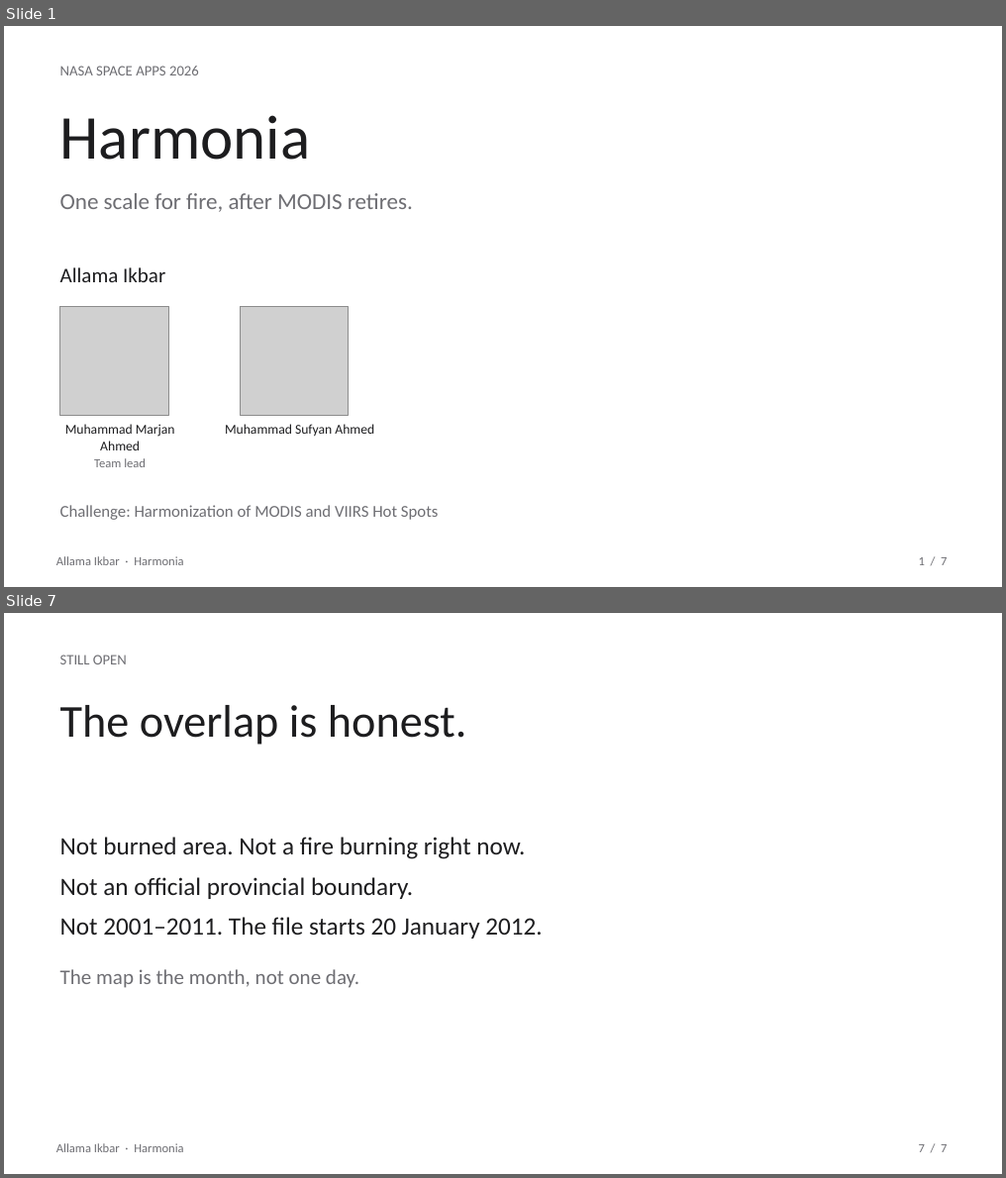
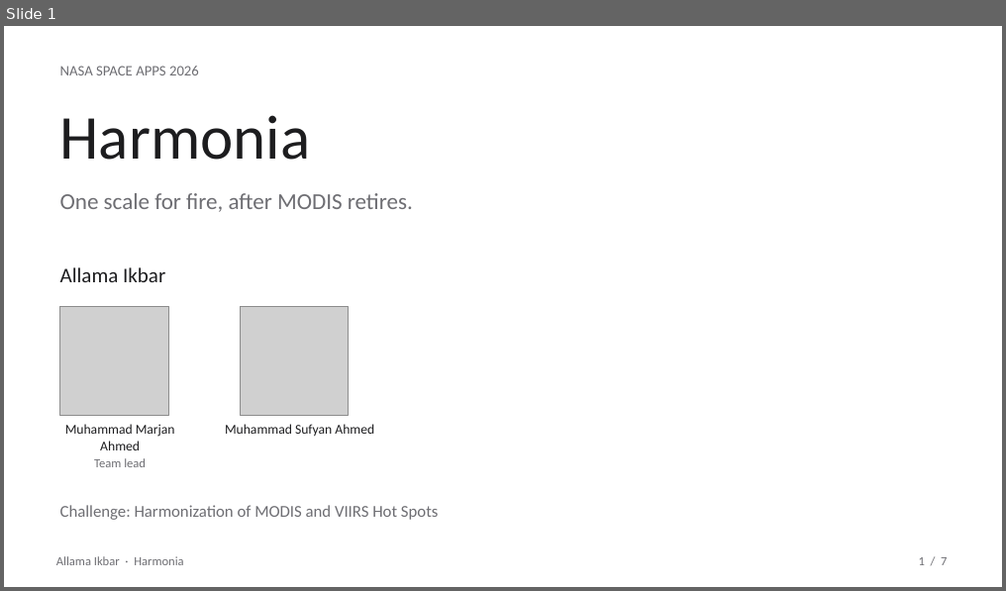
Before and after one commit to marjan-ahmed/harmonia-nsac26, a slide deck: public/Harmonia-Allama-Ikbar.pptx. Shown one above the other, each under a label of ours: slides 1 and 7 before the commit, slide 1 after it; the slides between them are not shown. The pictures are 1006x1178 and 1006x591 pixels, drawn with LibreOffice and Linux fonts; fonts in the diff are those of the drawing; grey boxes stand for pictures. Boxes give left, top, right and bottom in pixels: in the first picture for what was removed or moved away, otherwise in the second. Text is boxed around its words. In the diff, an @@ line names an element or a change of style, - is before the commit and + after.

```diff
--- a/public/Harmonia-Allama-Ikbar.pptx
+++ b/public/Harmonia-Allama-Ikbar.pptx
@@ slide 7 removed at [4,613,1002,1174], background #FFFFFF @@
@@ text removed at [60,655,127,664] @@
-STILL OPEN
@@ text removed at [60,705,466,745] @@
-The overlap is honest.
@@ text removed at [60,837,542,988] @@
-Not burned area. Not a fire burning right now.
-Not an official provincial boundary.
-Not 2001–2011. The file starts 20 January 2012.
-The map is the month, not one day.
@@ text removed at [56,1144,183,1153] @@
-Allama Ikbar · Harmonia
@@ text removed at [919,1145,946,1153] @@
-7 / 7
```
Also in this commit, not shown: 3 slides changed, 3 slides added, 2 other slides removed, 2 other files.
